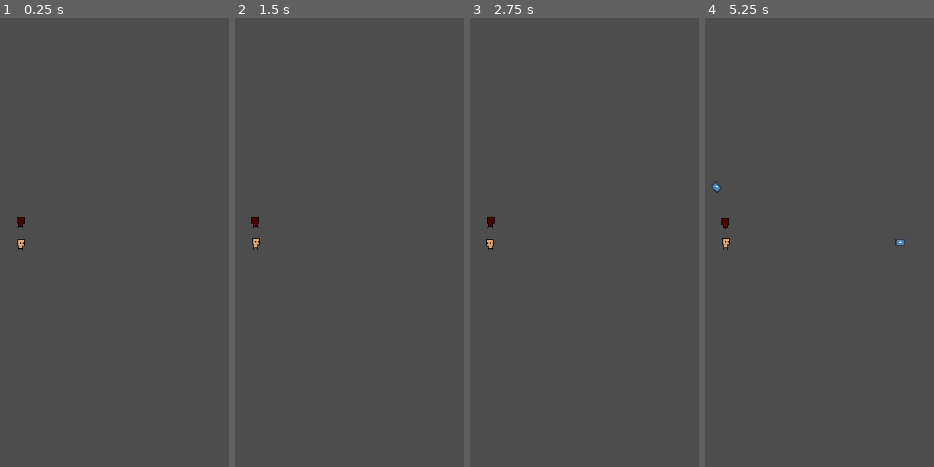
Above: before the commit, frames 1-4 (left to right).
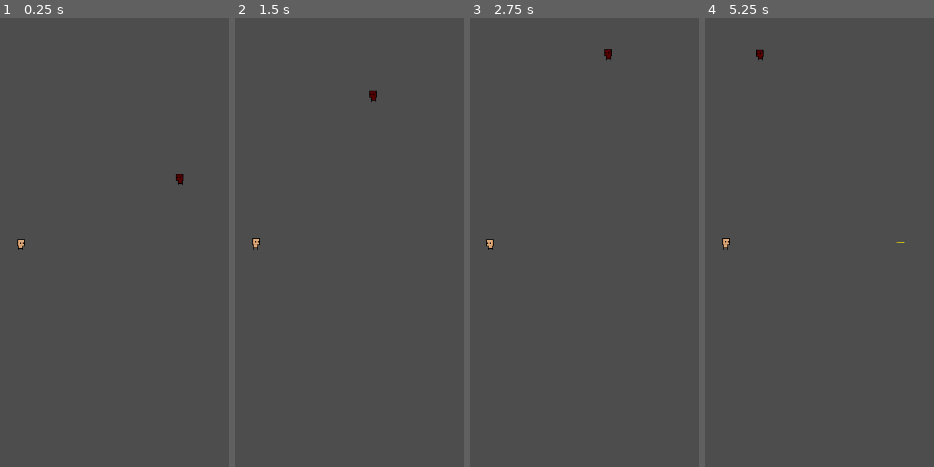
Above: after the commit, the same moments.

Repository: Uhboer/deffusion
Game: Godot game, scene res://scenes/world.tscn
Two runs of this game, one before a commit and one after it. Both use one fixed random seed, a clock stepped at 60 frames per second and the inputs below. The engine's default icon, where the game draws it, is replaced by a stand-in: a white triangle on a blue panel in a dark square.
Inputs (mouse positions are in pixels of both pictures, inside the frame that each line leads up to):
- Up to frame 1 (0.25 s): no input
- Up to frame 2 (1.5 s): tap Enter at 0.5 s; move the mouse to (431, 220) at 0.52 s; tap D (D) at 0.6 s; tap S (S) at 0.8, 1.35 s; tap Space at 1.25 s; move the mouse to (outside the picture) at 1.27 s
- Up to frame 3 (2.75 s): tap D (D) at 1.55 s; tap Enter at 2 s; move the mouse to (570, 143) at 2.02 s; tap A (A) at 2.1 s; tap S (S) at 2.3 s
- Up to frame 4 (5.25 s): tap Space at 2.75, 4.25 s; move the mouse to (outside the picture) at 2.77 s; tap D (D) at 2.85, 4.55 s; tap Enter at 3.5 s; move the mouse to (outside the picture) at 3.52 s; tap S (S) at 3.6 s; move the mouse to (outside the picture) at 4.27 s; tap W (W) at 4.35 s; move the mouse to (764, 242) at 5.02 s; click (764, 242) at 5.1 s

The runs differ from the first frame. In frame 1, 0.1% of the frame differs, in the area x 7-81%, y 34-47%; in frame 2, 0.1%; in frame 3, 0.1%; in frame 4, 0.2%, in the area x 2-88%, y 7-51%.

Commit message:
add shit for you

Diff:
--- a/scenes/bullet.tscn
+++ b/scenes/bullet.tscn
@@ -1,17 +1,17 @@
 [gd_scene load_steps=4 format=3 uid="uid://ctu1nl0jsblb7"]
 
-[ext_resource type="Texture2D" uid="uid://bqaxo6rta3ou6" path="res://icon.svg" id="1_tcdcs"]
 [ext_resource type="Script" path="res://scenes/bullet.gd" id="1_xamna"]
+[ext_resource type="Texture2D" uid="uid://bgx7g6suj2nwi" path="res://bullet.png" id="2_yttij"]
 
 [sub_resource type="RectangleShape2D" id="RectangleShape2D_q4og5"]
-size = Vector2(8, 6)
+size = Vector2(8, 4)
 
 [node name="bullet" type="Area2D"]
 script = ExtResource("1_xamna")
 
 [node name="Sprite2D" type="Sprite2D" parent="."]
-scale = Vector2(0.0625, 0.046875)
-texture = ExtResource("1_tcdcs")
+scale = Vector2(0.3125, 0.1875)
+texture = ExtResource("2_yttij")
 
 [node name="CollisionShape2D" type="CollisionShape2D" parent="."]
 shape = SubResource("RectangleShape2D_q4og5")
--- a/scenes/character_body_2d.gd
+++ b/scenes/character_body_2d.gd
@@ -6,6 +6,7 @@
 
 @export var bullet : PackedScene
 
+var health = 100
 
 func _physics_process(delta):
 	get_input()
@@ -25,3 +26,6 @@
 		$AnimatedSprite2D.flip_h = true
 	if Input.is_action_just_pressed("D"):
 		$AnimatedSprite2D.flip_h = false
+
+	if health <= 0:
+		queue_free()
--- a/scenes/world.tscn
+++ b/scenes/world.tscn
@@ -1,14 +1,12 @@
-[gd_scene load_steps=4 format=3 uid="uid://0r76ngbqb2rc"]
+[gd_scene load_steps=3 format=3 uid="uid://0r76ngbqb2rc"]
 
 [ext_resource type="PackedScene" uid="uid://dla1hwv3c2ir2" path="res://scenes/character_body_2d.tscn" id="1_wwfsk"]
-[ext_resource type="PackedScene" uid="uid://dqrmekoo4aiu4" path="res://scenes/marker_2d.tscn" id="2_bugev"]
 [ext_resource type="PackedScene" uid="uid://by7vcldpp7kdp" path="res://scenes/Mobs/zombie/zombie.tscn" id="3_noya1"]
 
 [node name="world" type="Node2D"]
-
-[node name="Marker2D" parent="." instance=ExtResource("2_bugev")]
 
 [node name="player" parent="." instance=ExtResource("1_wwfsk")]
 position = Vector2(0, 8)
 
 [node name="zombie" parent="." instance=ExtResource("3_noya1")]
+position = Vector2(128, -44)
Binary file added: bullet.png
Not shown, added: bullet.png.import
Not shown: 1 places in scenes/character_body_2d.tscn that only renumber resources
Not shown: 1 places in scenes/marker_2d.tscn that only renumber resources
